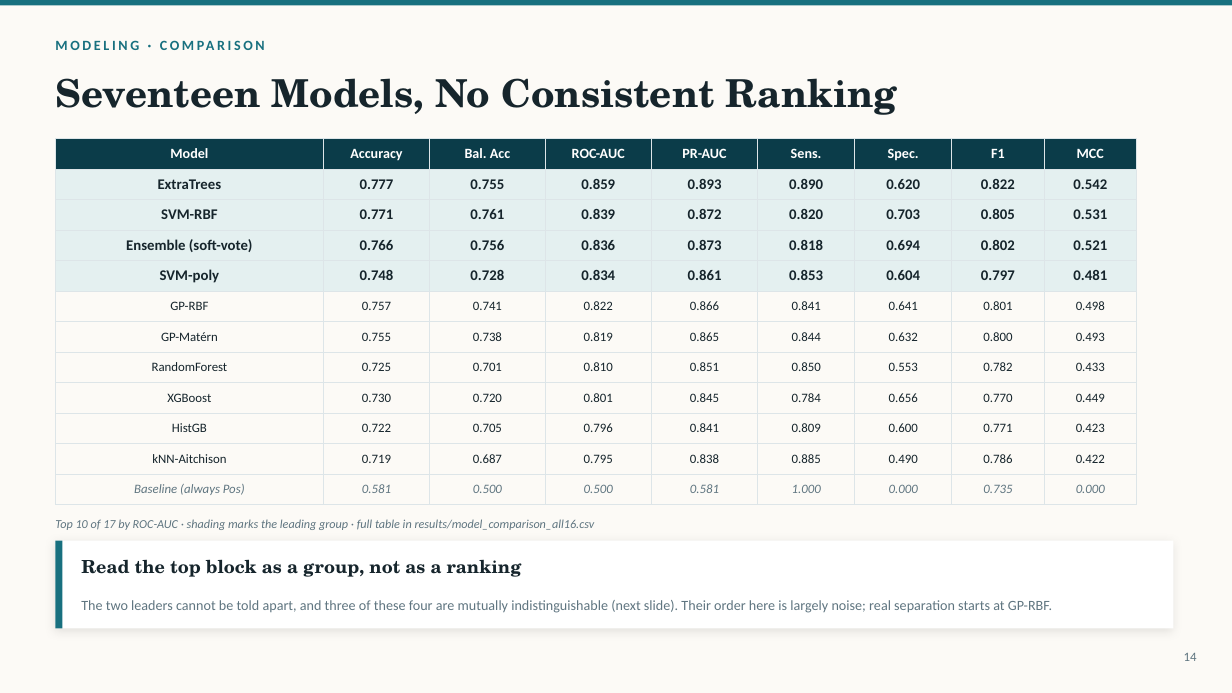
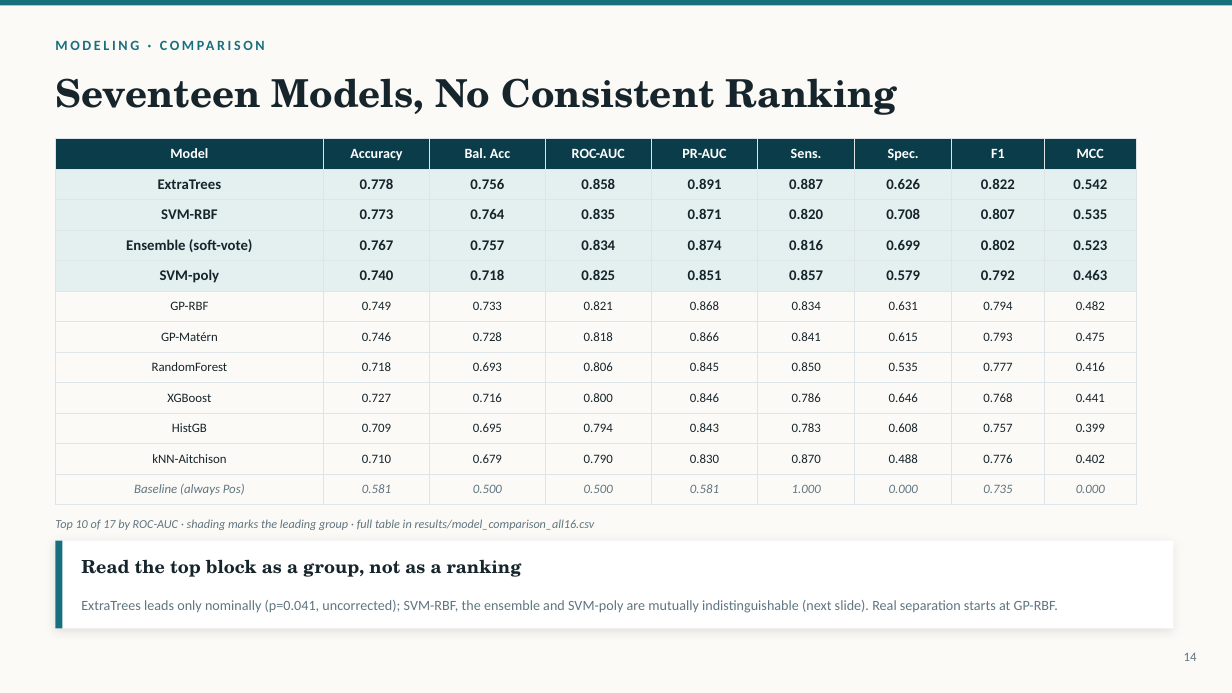
Before and after one commit to pengsihua2023/Christina-machine-learning-project, a slide deck: slide 14 of slides/Influenza_Microbiome_ML_Overview.pptx. Drawn at 1232x693 pixels with LibreOffice and Linux fonts; fonts in the diff are those of the drawing. Boxes give left, top, right and bottom in pixels: in the first picture for what was removed or moved away, otherwise in the second. Text is boxed around its words. In the diff, an @@ line names an element or a change of style, - is before the commit and + after.

```diff
--- a/slides/Influenza_Microbiome_ML_Overview.pptx
+++ b/slides/Influenza_Microbiome_ML_Overview.pptx
@@ table at <box>55,139,1137,499</box> @@
-row 2: ExtraTrees | 0.777 | 0.755 | 0.859 | 0.893 | 0.890 | 0.620 | 0.822 | 0.542
+row 2: ExtraTrees | 0.778 | 0.756 | 0.858 | 0.891 | 0.887 | 0.626 | 0.822 | 0.542
-row 3: SVM-RBF | 0.771 | 0.761 | 0.839 | 0.872 | 0.820 | 0.703 | 0.805 | 0.531
+row 3: SVM-RBF | 0.773 | 0.764 | 0.835 | 0.871 | 0.820 | 0.708 | 0.807 | 0.535
-row 4: Ensemble (soft-vote) | 0.766 | 0.756 | 0.836 | 0.873 | 0.818 | 0.694 | 0.802 | 0.521
+row 4: Ensemble (soft-vote) | 0.767 | 0.757 | 0.834 | 0.874 | 0.816 | 0.699 | 0.802 | 0.523
-row 5: SVM-poly | 0.748 | 0.728 | 0.834 | 0.861 | 0.853 | 0.604 | 0.797 | 0.481
+row 5: SVM-poly | 0.740 | 0.718 | 0.825 | 0.851 | 0.857 | 0.579 | 0.792 | 0.463
-row 6: GP-RBF | 0.757 | 0.741 | 0.822 | 0.866 | 0.841 | 0.641 | 0.801 | 0.498
+row 6: GP-RBF | 0.749 | 0.733 | 0.821 | 0.868 | 0.834 | 0.631 | 0.794 | 0.482
-row 7: GP-Matérn | 0.755 | 0.738 | 0.819 | 0.865 | 0.844 | 0.632 | 0.800 | 0.493
+row 7: GP-Matérn | 0.746 | 0.728 | 0.818 | 0.866 | 0.841 | 0.615 | 0.793 | 0.475
-row 8: RandomForest | 0.725 | 0.701 | 0.810 | 0.851 | 0.850 | 0.553 | 0.782 | 0.433
+row 8: RandomForest | 0.718 | 0.693 | 0.806 | 0.845 | 0.850 | 0.535 | 0.777 | 0.416
-row 9: XGBoost | 0.730 | 0.720 | 0.801 | 0.845 | 0.784 | 0.656 | 0.770 | 0.449
+row 9: XGBoost | 0.727 | 0.716 | 0.800 | 0.846 | 0.786 | 0.646 | 0.768 | 0.441
-row 10: HistGB | 0.722 | 0.705 | 0.796 | 0.841 | 0.809 | 0.600 | 0.771 | 0.423
+row 10: HistGB | 0.709 | 0.695 | 0.794 | 0.843 | 0.783 | 0.608 | 0.757 | 0.399
-row 11: kNN-Aitchison | 0.719 | 0.687 | 0.795 | 0.838 | 0.885 | 0.490 | 0.786 | 0.422
+row 11: kNN-Aitchison | 0.710 | 0.679 | 0.790 | 0.830 | 0.870 | 0.488 | 0.776 | 0.402
@@ text at <box>81,600,1058,613</box>: text changed @@
-The two leaders cannot be told apart, and three of these four are mutually indistinguishable (next slide). Their order here is largely noise; real separation starts at GP-RBF.
+ExtraTrees leads only nominally (p=0.041, uncorrected); SVM-RBF, the ensemble and SVM-poly are mutually indistinguishable (next slide). Real separation starts at GP-RBF.
```
Also in this commit, not shown: 6 other slides changed, 25 other files.
